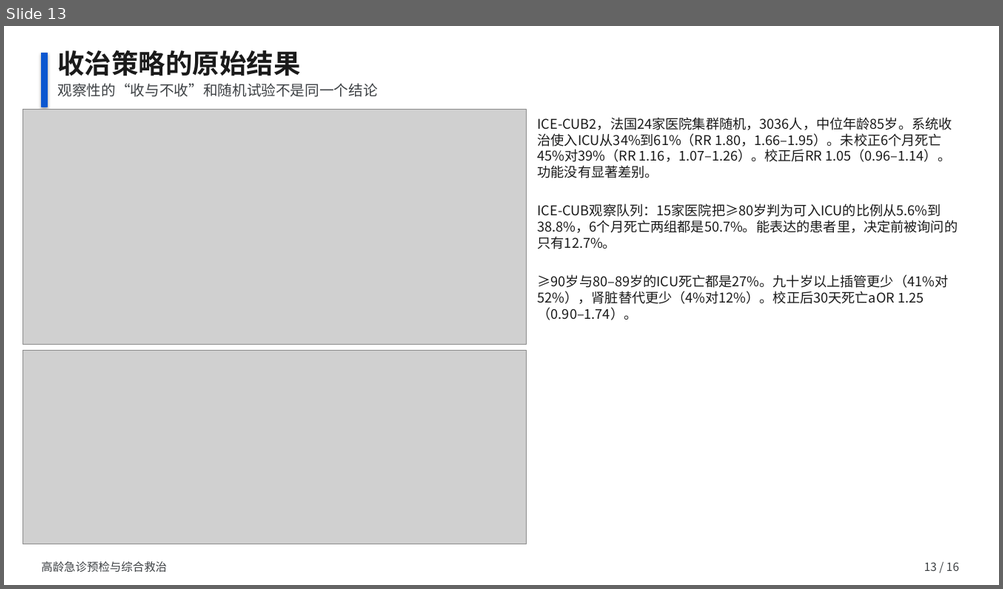
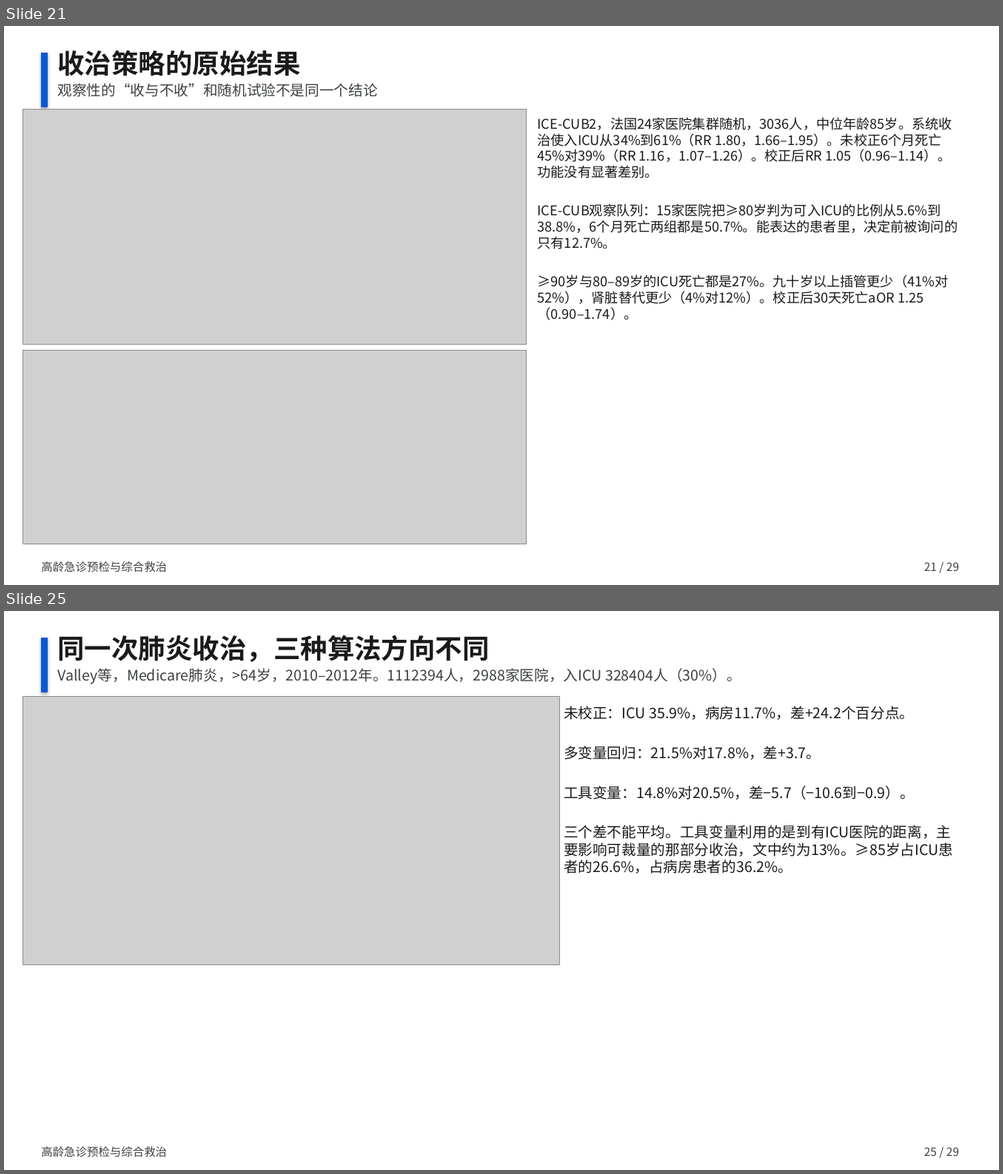
Before and after one commit to ttacuy/shania, a slide deck: evidence/elderly-ed-decision/高龄急诊预检与综合救治.pptx. Shown one above the other, each under a label of ours: slide 13 before the commit, slides 21 and 25 after it; the slides between them are not shown. The pictures are 1003x589 and 1003x1174 pixels, drawn with LibreOffice and Linux fonts; fonts in the diff are those of the drawing; grey boxes stand for pictures. Boxes give left, top, right and bottom in pixels: in the first picture for what was removed or moved away, otherwise in the second. Text is boxed around its words. In the diff, an @@ line names an element or a change of style, - is before the commit and + after.

```diff
--- a/evidence/elderly-ed-decision/高龄急诊预检与综合救治.pptx
+++ b/evidence/elderly-ed-decision/高龄急诊预检与综合救治.pptx
@@ slide 25 added at <box>4,611,999,1170</box>, background #FFFFFF @@
@@ rectangle added at <box>41,638,47,692</box>, fill #0B57D0, outline #0B57D0 1 pt @@
@@ text added at <box>58,635,489,662</box>, 26 pt, text #1A1A1A, bold @@
+同一次肺炎收治，三种算法方向不同
@@ text added at <box>58,668,741,684</box>, 14 pt, text #3C4043 @@
+Valley等，Medicare肺炎，>64岁，2010–2012年。1112394人，2988家医院，入ICU 328404人（30%）。
@@ picture added at <box>22,697,560,965</box> @@
@@ text added at <box>563,706,953,874</box>, 14 pt, text #1A1A1A @@
+未校正：ICU 35.9%，病房11.7%，差+24.2个百分点。
+多变量回归：21.5%对17.8%，差+3.7。
+工具变量：14.8%对20.5%，差−5.7（−10.6到−0.9）。
+三个差不能平均。工具变量利用的是到有ICU医院的距离，主要影响可裁量的那部分收治，文中约为13%。≥85岁占ICU患者的26.6%，占病房患者的36.2%。
@@ text added at <box>41,1147,167,1157</box>, 11 pt, text #3C4043 @@
+高龄急诊预检与综合救治
@@ text added at <box>924,1147,959,1156</box>, 11 pt, text #3C4043 @@
+25 / 29
@@ what was slide 13 is now slide 21 @@
@@ slide 21 changed as well @@
@@ text at <box>924,562,959,571</box>: text changed @@
-13 / 16
+21 / 29
```
Also in this commit, not shown: 15 other slides changed, 12 other slides added, 15 other files.
